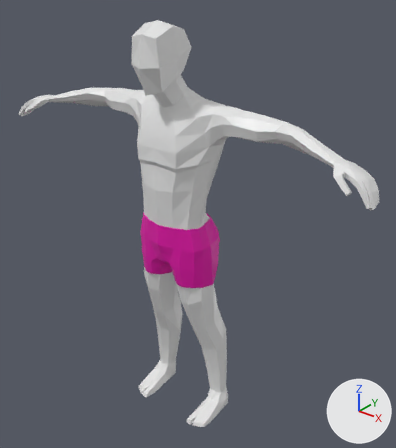
The Blender file Assets/blenderdamine/tegelanejarig.blend: old version first, new version second.
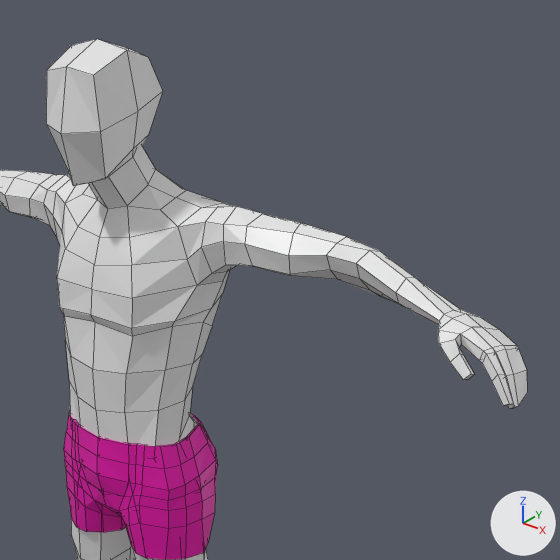
Each version appears first whole from a camera (50 mm lens) standing at (2.18, -2.49, 3.14) and looking at (0.1, 0.11, 1.52), and next in a close-up on the part from 27% to 100% of the width and 0% to 64% of the height. Lighting does not change. The marker at lower right points along +X, +Y and +Z. The close-ups show mesh edges as thin lines.

Before the edit, the objects in view are built like this:
```python
me_cube = bpy.data.meshes.new('Cube')
me_cube.from_pydata(...)  # 344 vertices, 328 faces; spans x 0.0..1.37, y -0.28..0.25, z 0.0..2.83
me_cube.materials.append(mat_material)  # white #e7e7e7
me_plane = bpy.data.meshes.new('Plane')
me_plane.from_pydata(...)  # 98 vertices, 79 faces; spans x -1.23..0.55, y -1.98..0.67, z -0.12..2.38
me_plane.materials.append(mat_material_001)  # pink #e700ac
ob_human = bpy.data.objects.new('Human', me_cube)
ob_human.location = (-0.007, 0.0, 0.0)
_m = ob_human.modifiers.new('Mirror', 'MIRROR')
_m.use_clip = True
ob_plane = bpy.data.objects.new('Plane', me_plane)
ob_plane.location = (0.199, -0.158, 1.273)
ob_plane.rotation_euler = (-1.571, 0.0, 0.0)  # degrees (-90, 0, 0)
ob_plane.scale = (0.168, 0.168, 0.168)
_m = ob_plane.modifiers.new('Mirror', 'MIRROR')
_m.use_clip = True
_m.merge_threshold = 0.0
_m.mirror_object = ob_human
_m = ob_plane.modifiers.new('Solidify', 'SOLIDIFY')
_m.thickness = -0.07
```
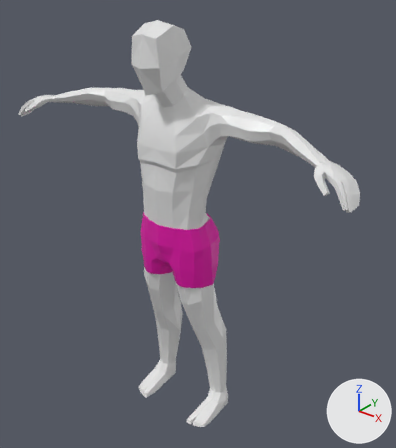
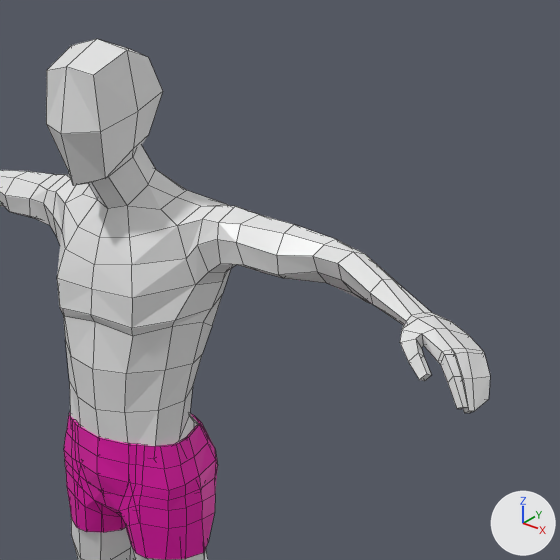
Location of each change, [x1, y1, x2, y2] in pixels of the close-ups (560 x 560 px; the box of a moved part takes in the faces that stretch with it):
'Human', reshaped, modifiers changed
    before: [0, 39, 527, 560]
    after: [0, 39, 490, 560]
'Plane', no longer drawn (pink)
    before: [64, 413, 218, 559]
part 1 of me_cube, moved or reshaped
    before: [0, 170, 527, 409]
    after: [177, 190, 490, 413]

Edits to the bpy script that builds the scene:
```text
Change me_cube:
    used by ob_human; location = (-0.007, 0.0, 0.0)
    remove me_cube.from_pydata(...)  # 344 vertices, 328 faces; spans x 0.0..1.37, y -0.28..0.25, z 0.0..2.83
    add me_cube.from_pydata(...)  # 1042 vertices, 1048 faces; spans x -1.37..1.33, y -0.34..0.25, z 0.0..2.83
    me_cube part 1: 97 vertices moved from x 0.24..1.29, y -0.2..0.23, z 2.13..2.35 to x 0.25..1.25, y -0.34..0.22, z 2.16..2.35; 37 vertices removed from x 1.22..1.37, y -0.19..0.0, z 2.07..2.19; 37 vertices added at x 1.17..1.33, y -0.34..-0.14, z 2.1..2.22
    add me_cube.materials.append(mat_material_001)  # pink #e700ac
Change ob_human:
    remove _m = ob_human.modifiers.new('Mirror', 'MIRROR')
    remove _m.use_clip = True
```
